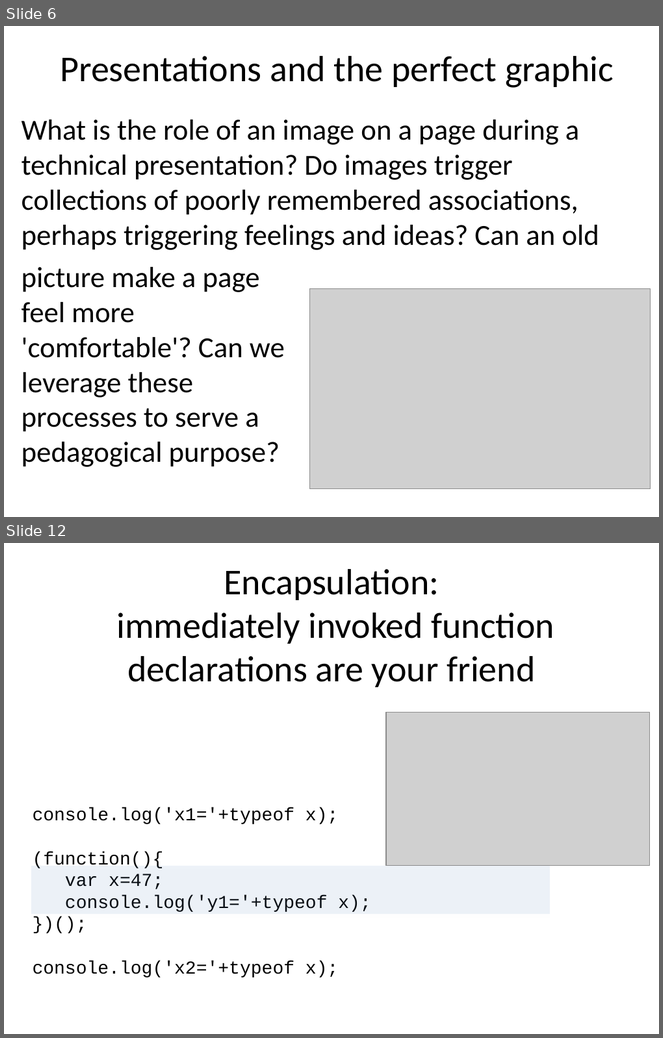
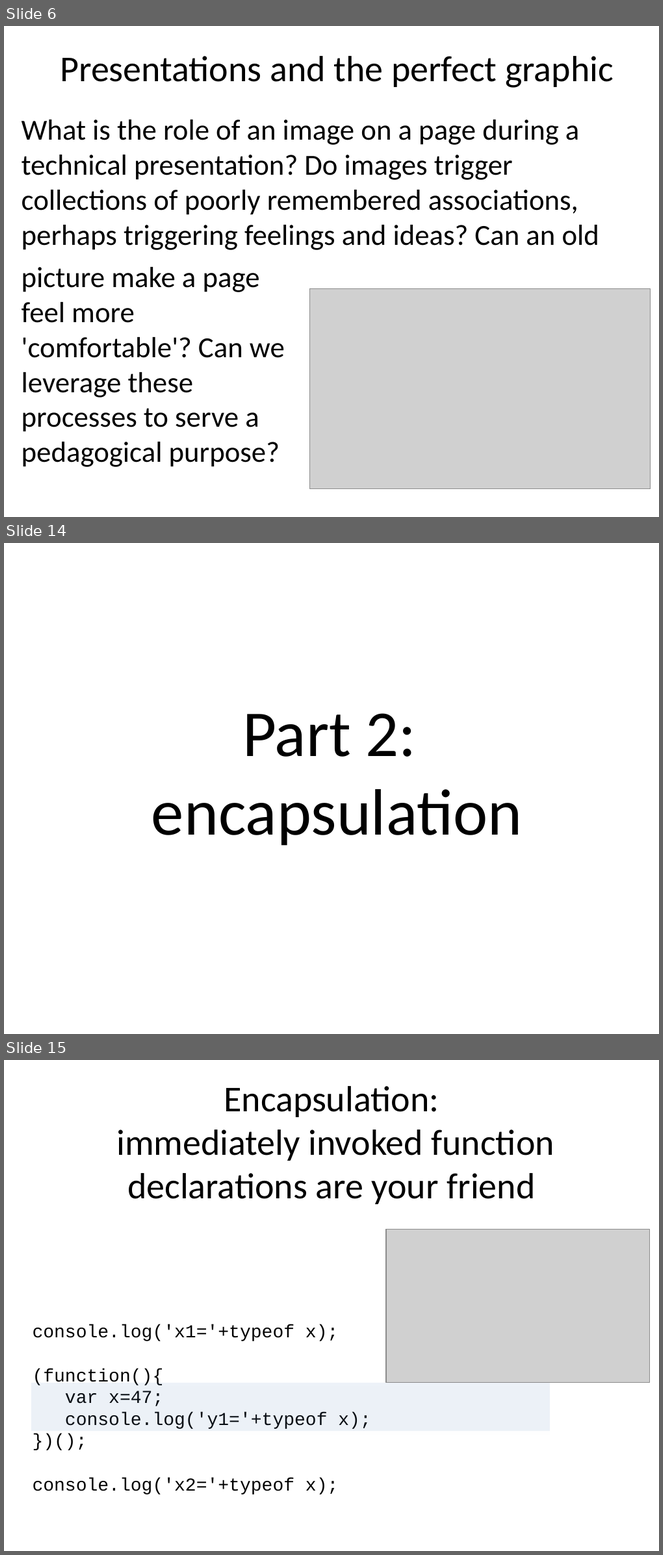
Before and after one commit to benralexander/lv, a slide deck: myD3_latest_c.ppt. Shown one above the other, each under a label of ours: slides 6 and 12 before the commit, slides 6, 14 and 15 after it; the slides between them are not shown. The pictures are 663x1038 and 663x1555 pixels, drawn with LibreOffice and Linux fonts; fonts in the diff are those of the drawing; grey boxes stand for pictures. Boxes give left, top, right and bottom in pixels: in the first picture for what was removed or moved away, otherwise in the second. Text is boxed around its words. In the diff, an @@ line names an element or a change of style, - is before the commit and + after.

```diff
--- a/myD3_latest_c.ppt
+++ b/myD3_latest_c.ppt
@@ slide 14 added at <box>4,543,659,1034</box>, background #FFFFFF @@
@@ title added at <box>152,713,523,846</box>, 72 pt, text #000000 @@
+Part 2:
+encapsulation
@@ what was slide 12 is now slide 15 @@
```
Also in this commit, not shown: 5 slides changed, 7 other slides added.
